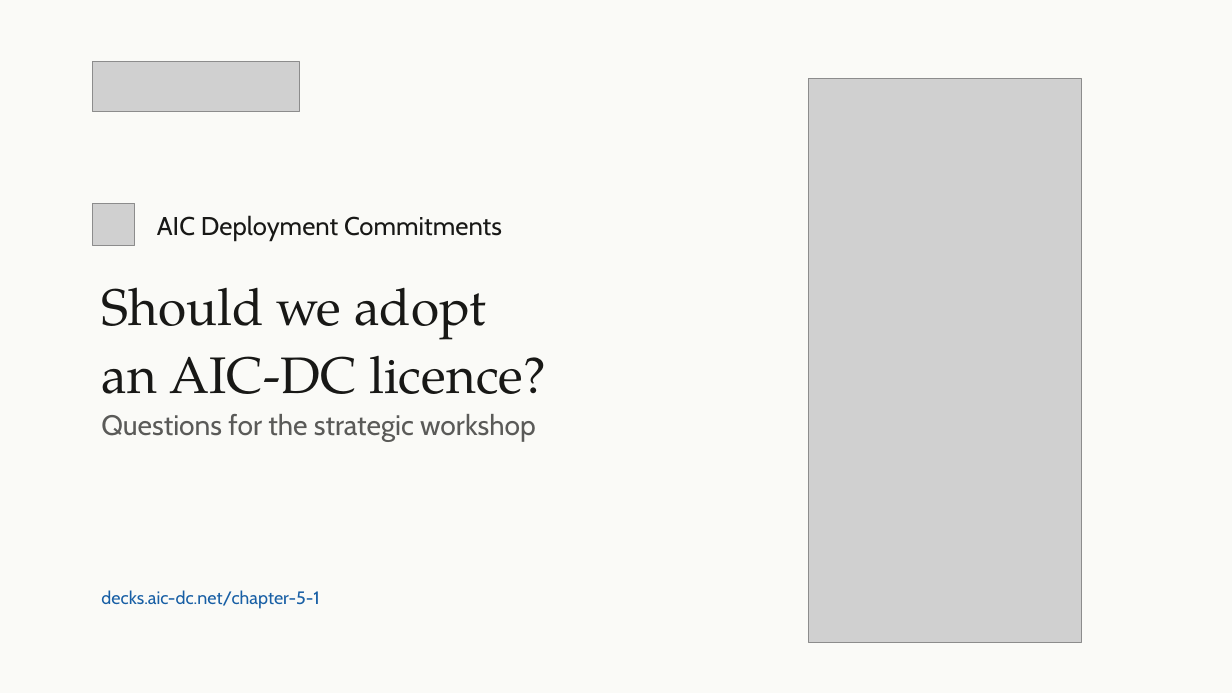
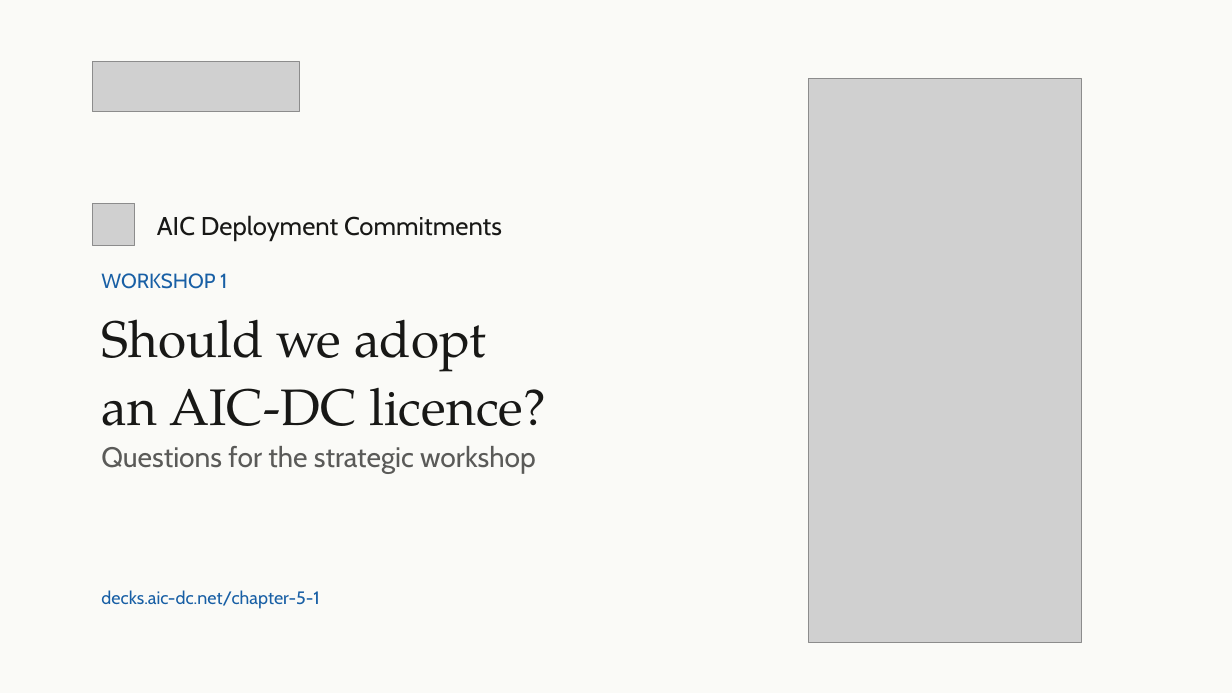
Before and after one commit to emlenartowicz/aic-dc-decks, a slide deck: slide 1 of chapter-5-1/chapter-5-1.pptx. Drawn at 1232x693 pixels with LibreOffice and Linux fonts; fonts in the diff are those of the drawing; grey boxes stand for pictures. Boxes give left, top, right and bottom in pixels: in the first picture for what was removed or moved away, otherwise in the second. Text is boxed around its words. In the diff, an @@ line names an element or a change of style, - is before the commit and + after.

```diff
--- a/chapter-5-1/chapter-5-1.pptx
+++ b/chapter-5-1/chapter-5-1.pptx
@@ text "Should we adopt an AIC-DC ...": place and size @@
-text "Should we adopt an AIC-DC ..." at (101,287,546,394)
+text "Should we adopt an AIC-DC ..." at (101,319,546,426)
@@ text added at (101,273,227,289), 16 pt, text #185FA5 @@
+WORKSHOP 1
@@ text "Questions for the strategic workshop": place and size @@
-text "Questions for the strategic workshop" at (101,414,536,441)
+text "Questions for the strategic workshop" at (101,446,536,474)
```
Also in this commit, not shown: 22 other slides changed, 4 other files.
